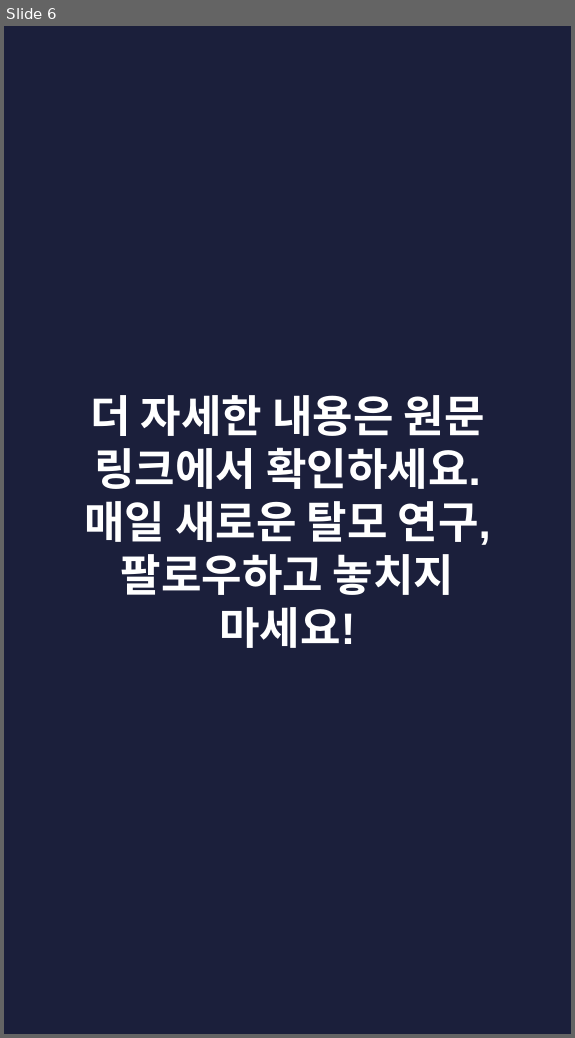
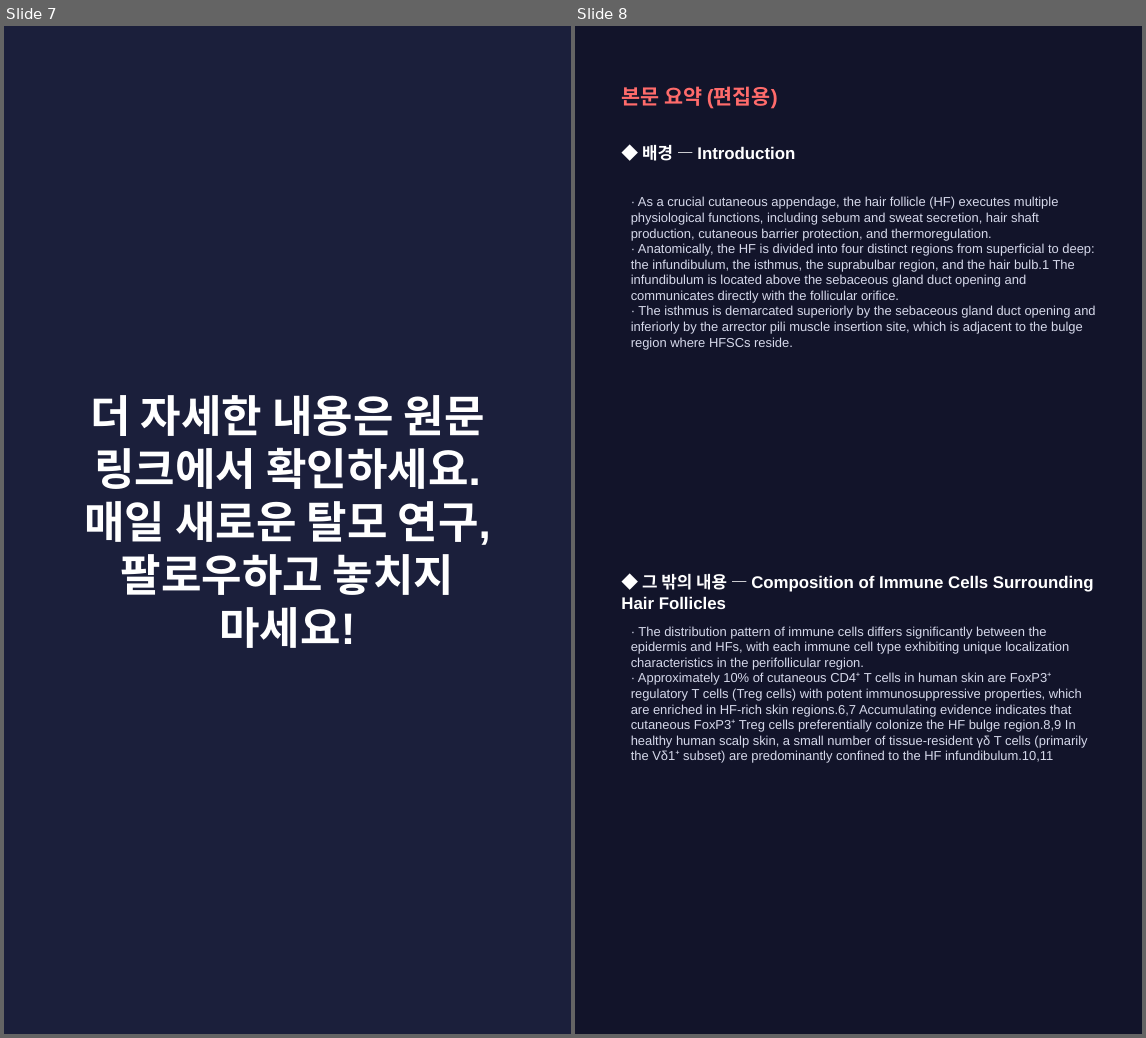
Before and after one commit to hyokang2010-BJ-ANTH/product-builder-test, a slide deck: pwa/data/latest/slides.pptx. Shown side by side, each under a label of ours: slide 6 before the commit, slides 7 and 8 after it. The pictures are 575x1038 and 1146x1038 pixels, drawn with LibreOffice and Linux fonts; fonts in the diff are those of the drawing. Boxes give left, top, right and bottom in pixels: in the first picture for what was removed or moved away, otherwise in the second. Text is boxed around its words. In the diff, an @@ line names an element or a change of style, - is before the commit and + after.

```diff
--- a/pwa/data/latest/slides.pptx
+++ b/pwa/data/latest/slides.pptx
@@ slide 8 added at <box>575,26,1142,1034</box>, background #12142A @@
@@ text added at <box>621,86,778,109</box>, 16 pt, text #FF6B6B, bold @@
+본문 요약 (편집용)
@@ text added at <box>642,145,795,161</box>, 13 pt, text #FFFFFF, bold @@
+◆ 배경 — Introduction
@@ text added at <box>631,196,1096,349</box>, 10 pt, text #D5D8EA @@
+· As a crucial cutaneous appendage, the hair follicle (HF) executes multiple physiological functions, including sebum and sweat secretion, hair shaft production, cutaneous barrier protection, and thermoregulation.
+· Anatomically, the HF is divided into four distinct regions from superficial to deep: the infundibulum, the isthmus, the suprabulbar region, and the hair bulb.1 The infundibulum is located above the sebaceous gland duct opening and communicates directly with the follicular orifice.
+· The isthmus is demarcated superiorly by the sebaceous gland duct opening and inferiorly by the arrector pili muscle insertion site, which is adjacent to the bulge region where HFSCs reside.
@@ text added at <box>621,574,1094,609</box>, 13 pt, text #FFFFFF, bold @@
+◆ 그 밖의 내용 — Composition of Immune Cells Surrounding Hair Follicles
@@ text added at <box>631,626,1087,763</box>, 10 pt, text #D5D8EA @@
+· The distribution pattern of immune cells differs significantly between the epidermis and HFs, with each immune cell type exhibiting unique localization characteristics in the perifollicular region.
+· Approximately 10% of cutaneous CD4⁺ T cells in human skin are FoxP3⁺ regulatory T cells (Treg cells) with potent immunosuppressive properties, which are enriched in HF-rich skin regions.6,7 Accumulating evidence indicates that cutaneous FoxP3⁺ Treg cells preferentially colonize the HF bulge region.8,9 In healthy human scalp skin, a small number of tissue-resident γδ T cells (primarily the Vδ1⁺ subset) are predominantly confined to the HF infundibulum.10,11
@@ what was slide 6 is now slide 7 @@
```
Also in this commit, not shown: 2 slides changed, 6 other slides added, 6 slides removed, 28 other files.
